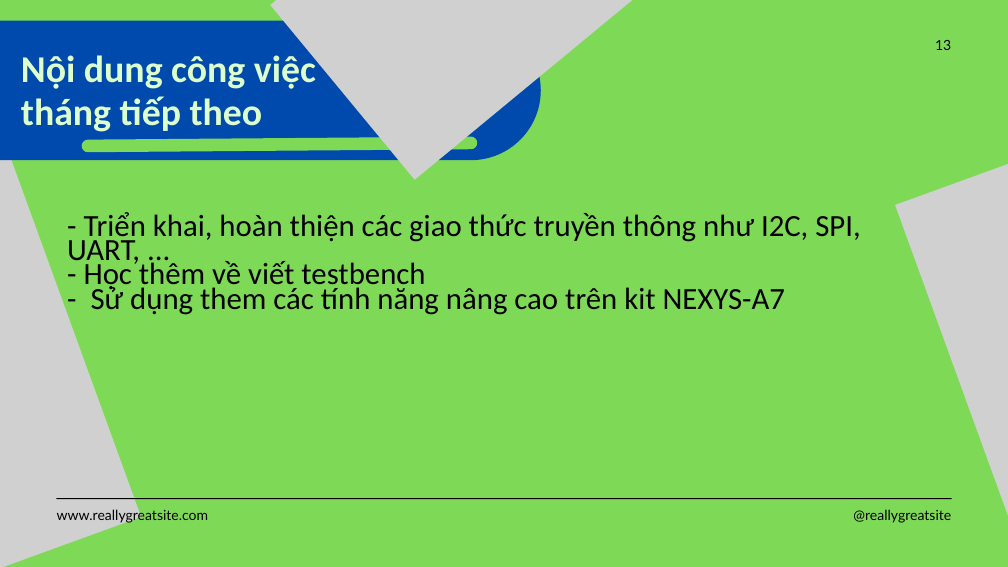
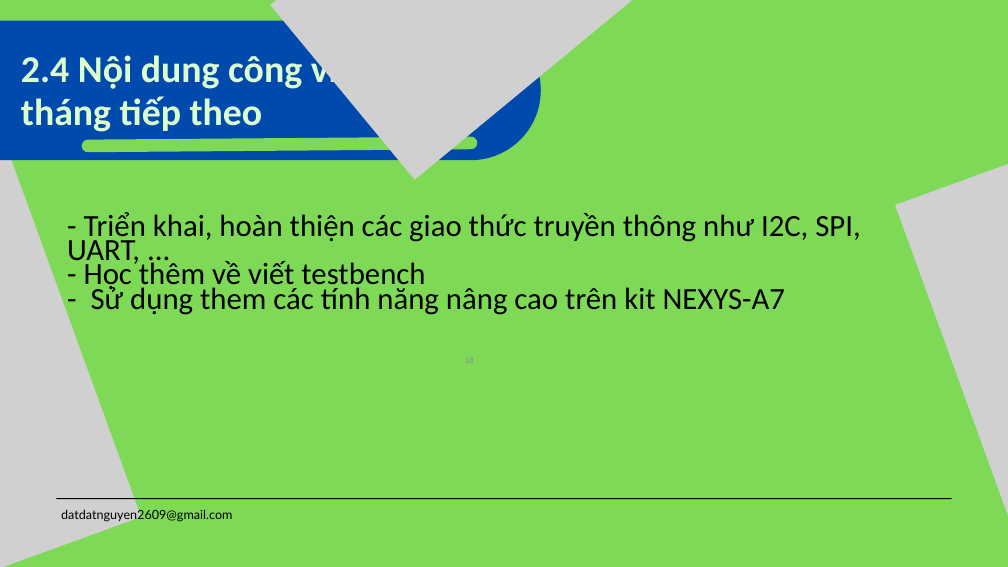
Before and after one commit to datdatnguyen2609/jit_intern, a slide deck: slide 18 of report/monthly_report/first_month_intern_report_nguyenthanhdat.pptx (slide 13 before the commit). Drawn at 1008x567 pixels with LibreOffice and Linux fonts; fonts in the diff are those of the drawing; grey boxes stand for pictures. Boxes give left, top, right and bottom in pixels: in the first picture for what was removed or moved away, otherwise in the second. Text is boxed around its words. In the diff, an @@ line names an element or a change of style, - is before the commit and + after.

```diff
--- a/report/monthly_report/first_month_intern_report_nguyenthanhdat.pptx
+++ b/report/monthly_report/first_month_intern_report_nguyenthanhdat.pptx
@@ text at (21,55,373,92): text changed @@
-Nội dung công việc
+2.4 Nội dung công việc
@@ text removed at (935,40,951,50) @@
-13
@@ text removed at (57,508,209,524) @@
-www.reallygreatsite.com
@@ text added at (61,508,232,522), 18 pt, text #000000 @@
+datdatnguyen2609@gmail.com
@@ text removed at (853,509,951,523) @@
-@reallygreatsite
```
Also in this commit, not shown: 9 other slides changed, 11 slides added, 4 slides removed, 4 other files.
